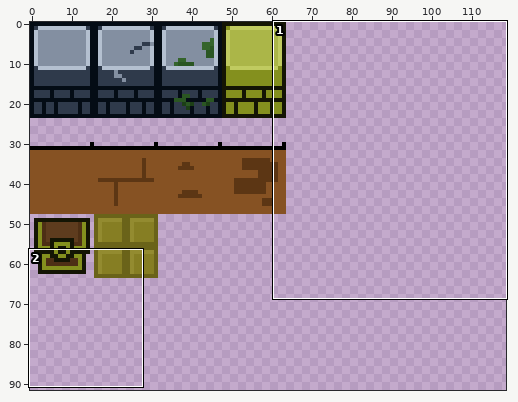
File history of a sprite sheet, _games/ancient-maze/TileSetForMaze.png. The picture above shows the old version from afar; the outline marks the close-up.
Close-up. Before:
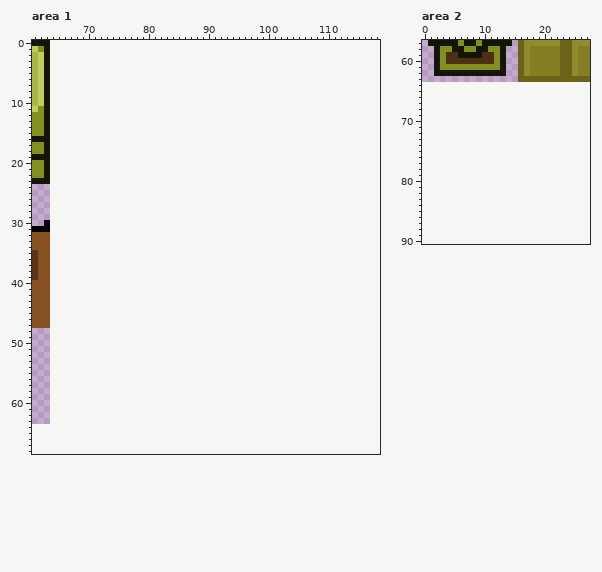
The file is 320x320 pixels, drawn in blocks of 5x5; one block is one cell here. Shown: area 1: x 61..118, y 0..68; area 2: x 0..27, y 57..90. The old version is drawn lined up with the new one, on the new canvas. The wide view leaves out empty margins.
The same view after the edit:
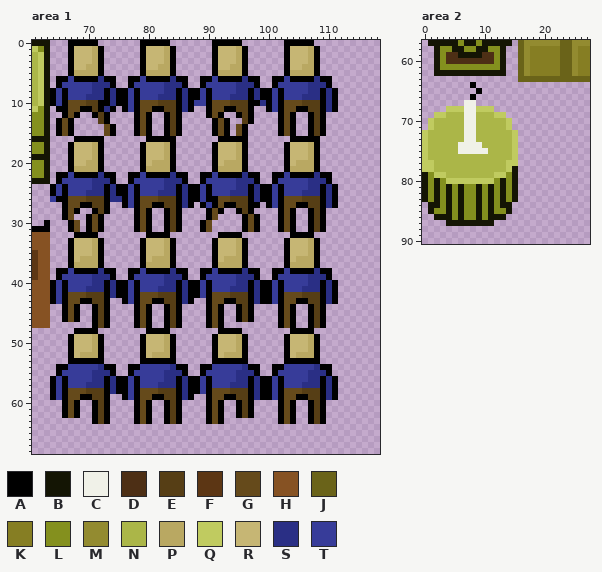
Palette (. is transparent): A #000000  B #141504  C #f0f1e8  D #4d2f15  E #563e15  F #5c3614  G #654a1b  H #865223  J #6a6319  K #867e23  L #84901e  M #938b30  N #abb648  P #b9a862  Q #c0cb60  R #c6b674  S #2a2f85  T #373c99
Difference:
canvas 64x64 -> 128x128
Changed rows in their new state; - is an unchanged pixel.
Area 1:
first column x 64:
 0 ---AAAAA-------AAAAA-------AAAAA-------AAAAA----
 1 ---ARRRPA------ARRRPA------ARRRPA------ARRRPA---
 2 ---ARRRPA------ARRRPA------ARRRPA------ARRRPA---
 3 ---ARRRPA------ARRRPA------ARRRPA------ARRRPA---
 4 ---ARRPPA------ARRPPA------ARRPPA------ARRPPA---
 5 ---APPPPA------APPPPA------APPPPA------APPPPA---
 6 -AATAAAASAA--AATAAAASAA--AATAAAASAA--AATAAAASAA-
 7 -ATTTTTSSSA--ATTTTTSSSA--ATTTTTSSSA--ATTTTTSSSA-
 8 ATATTTTSSASAATATTTTSSASAATATTTTSSASAATATTTTSSASA
 9 ATATTTSSSASAATATTTSSSASAATATTTSSSASAATATTTSSSASA
10 ATAGGGEEAASAATAGGGEEEASATTAGGGEEEAASATAGGGEEEASA
11 -AAGGAAEASA-ATAGGAAEEASA--AGGAAEEA--ATAGGAAEEASA
12 --AGA--AEA----AGA--AEA----AGA--AEA----AGA--AEA--
13 -AGA----EA----AGA--AEA-----AGA--EA----AGA--AEA--
14 -AGA-----GA---AGA--AEA-----AGA-GA-----AGA--AEA--
15 -AGA-----GA---AGA--AEA-----AGA-GA-----AGA--AEA--
16 ----AAAAA-------AAAAA-------AAAAA-------AAAAA---
17 ---ARRRPA------ARRRPA------ARRRPA------ARRRPA---
18 ---ARRRPA------ARRRPA------ARRRPA------ARRRPA---
19 ---ARRRPA------ARRRPA------ARRRPA------ARRRPA---
20 ---ARRPPA------ARPPPA------ARPPPA------ARPPPA---
21 ---APPPPA------APPPPA------APPPPA------APPPPA---
22 -AATAAAASAA--AATAAAASAA--AATAAAASAA--AATAAAASAA-
23 -ATTTTTSSSA--ATTTTTSSSA--ATTTTTSSSA--ATTTTTSSSA-
24 ATATTTTSSASAATATTTTSSASAATATTTTSSASAATATTTTSSASA
25 ATATTTSSSASAATATTTSSSASAATATTTSSSASAATATTTSSSASA
26 TAAGGGEEEASSATAGGGEEEASAATAAGGEEEASAATAGGGEEEASA
27 --AGGAAEEA--ATAGGAAEEASA-ATAGAAEEAA-ATAGGAAEEASA
28 --AGA--AEA----AGA--AEA----AGA--AEA----AGA--AEA--
29 --AG--AGA-----AGA--AEA----AG----AGA---AGA--AEA--
30 ---AG-AGA-----AGA--AEA---AG-----AGA---AGA--AEA--
31 ---AG-AGA-----AGA--AEA---AG-----AGA---AGA--AEA--
32 ----AAAA--------AAAA--------AAAA--------AAAA----
33 ---ARRRPA------ARRRPA------ARRRPA------ARRRPA---
34 ---ARRRPA------ARRRPA------ARRRPA------ARRRPA---
35 ---ARRRPA------ARRRPA------ARRRPA------ARRRPA---
36 ---ARPPPA------ARPPPA------ARPPPA------ARPPPA---
37 ---APPPPA------APPPPA------APPPPA------APPPPA---
38 -AATAAAASAA--AATAAAASAA--AATAAAASAA--AATAAAASAA-
39 -ATTTTTSSSA--ATTTTTSSSA--ATTTTTSSSA--ATTTTTSSSA-
40 ATATTTTSSASAATATTTTSSASAATATTTTSSASAATATTTTSSASA
41 ATATTTSSSASAATATTTSSSASAATATTTSSSASAATATTTSSSASA
42 ATAGGGEEEASAATAGGGEEEASAATAGGGEEEASAATAGGGEEEASA
43 ATAGGAAEEA--ATAGGAAEEASA--AGGAAEEASAATAGGAAEEASA
44 --AGA--AEA----AGA--AEA----AGA--AEA----AGA--AEA--
45 --AGA--AEA----AGA--AEA----AGA--AEA----AGA--AEA--
46 --AGA--AEA----AGA--AEA----AGA--AEA----AGA--AEA--
47 -------AEA----AGA--AEA----AGA---------AGA--AEA--
48 ----AAAA--------AAAA--------AAAA--------AAAA----
49 ---ARRRPA------ARRRPA------ARRRPA------ARRRPA---
50 ---ARRRPA------ARRRPA------ARRRPA------ARRRPA---
51 ---ARRRPA------ARRRPA------ARRRPA------ARRRPA---
52 ---ARPPPA------ARPPPA------ARPPPA------ARPPPA---
53 ---AAAAAA------AAAAAA------AAAAAA------AAAAAA---
54 -AATTTTTSAA--AATTTTTSAA--AATTTTTSAA--AATTTTTSAA-
55 -ATTTTTSSSA--ATTTTTSSSA--ATTTTTSSSA--ATTTTTSSSA-
56 ATATTTTSSASAATATTTTSSASAATATTTTSSASAATATTTTSSASA
57 ATATTTSSSASAATATTTSSSASAATATTTSSSASAATATTTSSSASA
58 ATAGGGEEEASAATAGGGEEEASAATAGGGEEEASAATAGGGEEEASA
59 ATAGGAAEEA--ATAGGAAEEASA--AGGAAEEASAATAGGAAEEASA
60 --AGA--AEA----AGA--AEA----AGA--AEA----AGA--AEA--
61 --AGA--AEA----AGA--AEA----AGA--AEA----AGA--AEA--
62 --AGA--AEA----AGA--AEA----AGA--AEA----AGA--AEA--
63 -------AEA----AGA--AEA----AGA---------AGA--AEA--
Area 2:
first column x 0:
64 --------A-------
65 ---------A------
66 --------A-------
67 -------CC-------
68 ----QQQCCQQQ----
69 --QQNNNCCNNNQQ--
70 -QNNNNNCCNNNNNQ-
71 -QNNNNNCCNNNNNQ-
72 QNNNNNNCCNNNNNNQ
73 QNNNNNNCCNNNNNNQ
74 QNNNNNCCCCNNNNNQ
75 QNNNNNCCCCCNNNNQ
76 QNNNNNNNNNNNNNNQ
77 QQNNNNNNNNNNNNQQ
78 QQNNNNNNNNNNNNQB
79 BLQQNNNNNNNNQQLB
80 BLBLQQQQQQQQLBLB
81 BLBLBLBLLBLBLBLB
82 BLBLBLBLLBLBLBLB
83 BLBLBLBLLBLBLBLB
84 -BBLBLBLLBLBLBB-
85 -BLLBLBLLBLBLLB-
86 --BBBLBLLBLBBB--
87 ----BBBBBBBB----
Pixel boxes of the changes (left, top, right, bottom) in both close-ups:
added: (50, 40, 338, 424)
added: (422, 82, 518, 226)
